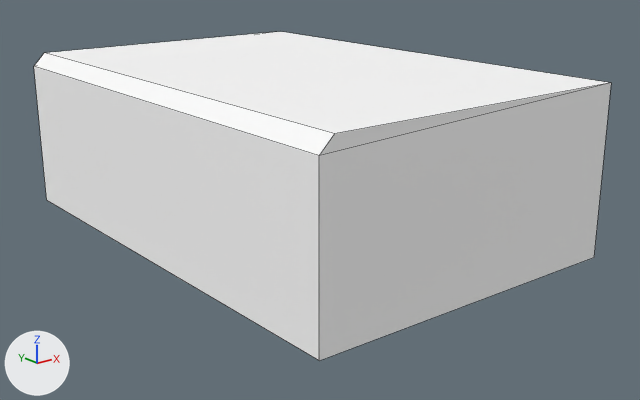
The FBX model Unity/Assets/3D/SM_PlatformLongEdge.fbx as it was, and as the next commit left it.
Camera for both pictures: a camera (50 mm lens) standing at (-12.52, -17.16, 5.46) and looking at (-2.87, -5.1, 0.63). Every picture has the same lights, and +X, +Y and +Z are marked at lower left. Mesh edges are drawn as thin lines. Where no turn or scale is listed for an object, it has been applied to the vertices.

Before the edit, the objects in view are built like this:
```python
me_mesh = bpy.data.meshes.new('Mesh')
me_mesh.from_pydata(...)  # 10 vertices, 9 faces; spans x -6.0..0.0, y -9.0..0.0, z 0.0..3.0
me_mesh.materials.append(mat_mat_env)  # white #ffffff
ob_sm_platformlongedge = bpy.data.objects.new('SM_PlatformLongEdge', me_mesh)
ob_sm_platformlongedge.location = (0.0, 0.0, 0.0)
```
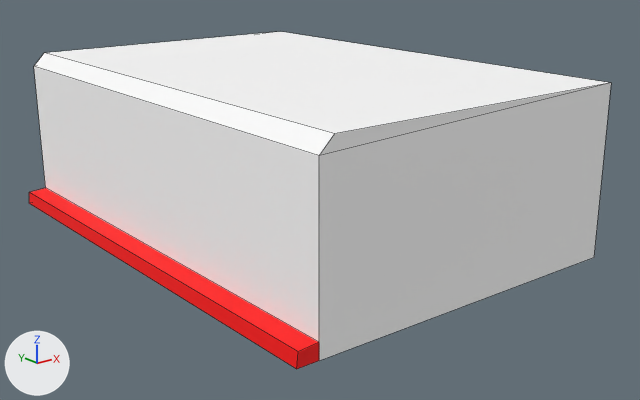
What changed in the scene script:
```text
Add mat_mat_redtrim:
    mat_mat_redtrim = principled_material('MAT_RedTrim')
    mat_mat_redtrim.base_color = (1.0, 0.0, 0.0)  # red #ff0000
    mat_mat_redtrim.roughness = 0.749
Add me_mesh_001:
    me_mesh_001.from_pydata([(-6.0, -9.0, 0.0), (-6.0, -9.0, 0.26), (-6.37, -9.0, 0.0), (-6.34, -9.0, 0.24), (-6.0, 0.0, 0.26), (-6.0, 0.0, 0.0), (-6.37, 0.0, 0.0), (-6.34, 0.0, 0.24)], [], [(4, 5, 6, 7), (1, 0, 5, 4), (0, 2, 6, 5), (2, 3, 7, 6), (3, 1, 4, 7), (1, 3, 2, 0)])
    me_mesh_001.materials.append(mat_mat_redtrim)  # red #ff0000
Add ob_sm_platformlongedgetrim:
    ob_sm_platformlongedgetrim = bpy.data.objects.new('SM_PlatformLongEdgeTrim', me_mesh_001)
    ob_sm_platformlongedgetrim.location = (0.0, 0.0, 0.0)
```

Location of each change, (x1, y1, x2, y2) in pixels of the pictures (640 x 400 px):
'SM_PlatformLongEdgeTrim', added (red): after (29, 188, 319, 369)
